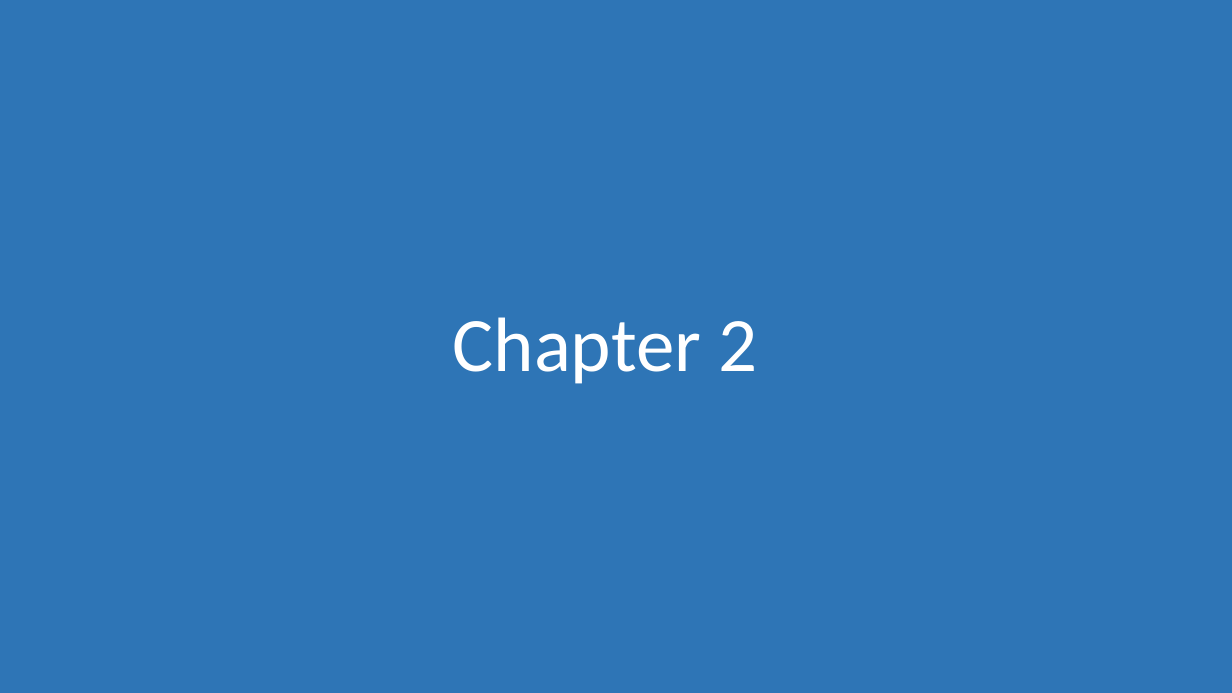
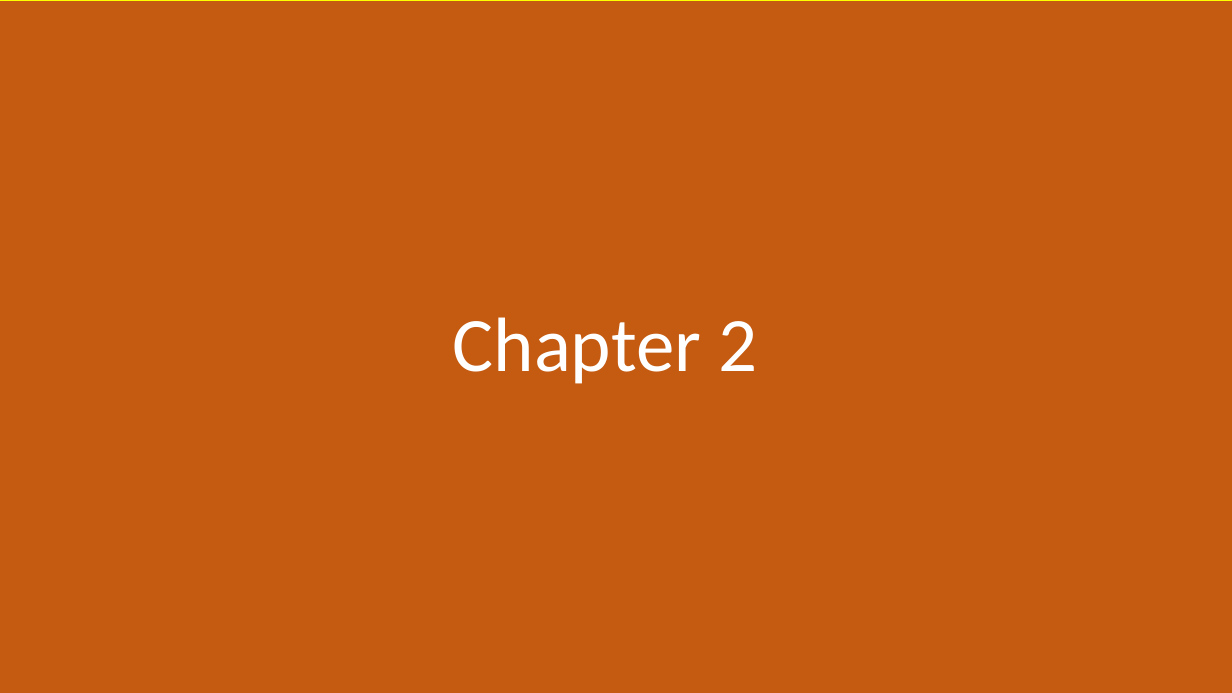
Before and after one commit to morkkis/PWD, a slide deck: slide 24 of presentations/Practical Web Dev.pptx. Drawn at 1232x693 pixels with LibreOffice and Linux fonts; fonts in the diff are those of the drawing. Boxes give left, top, right and bottom in pixels: in the first picture for what was removed or moved away, otherwise in the second. Text is boxed around its words. In the diff, an @@ line names an element or a change of style, - is before the commit and + after.

```diff
--- a/presentations/Practical Web Dev.pptx
+++ b/presentations/Practical Web Dev.pptx
@@ rectangle at <box>0,0,1232,693</box>: fill #2E75B6 to #C55A11; outline none to #FFFF00 0.5 pt @@
```
Also in this commit, not shown: 2 other slides changed, 4 slides added, 2 other files.
